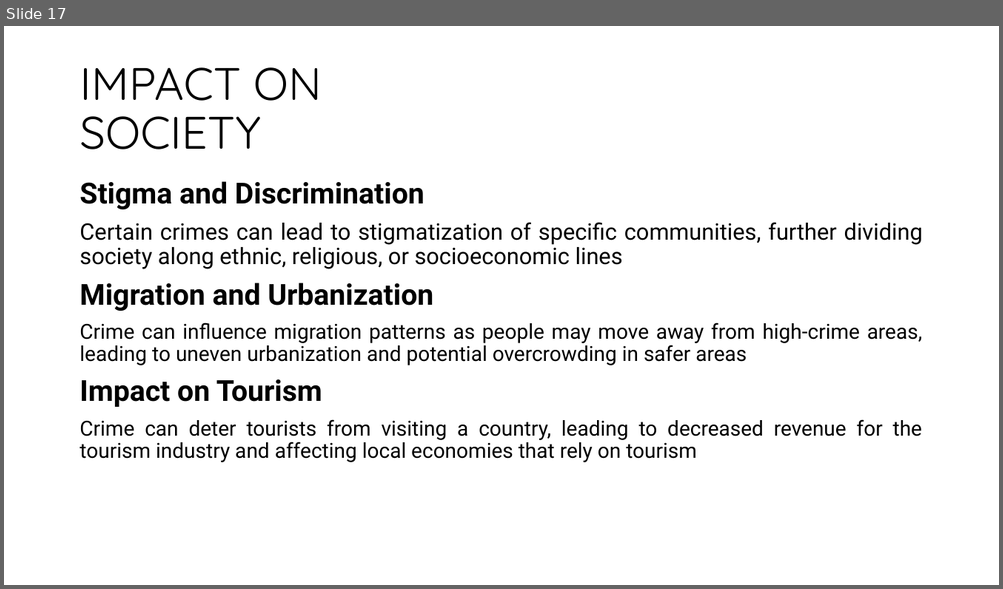
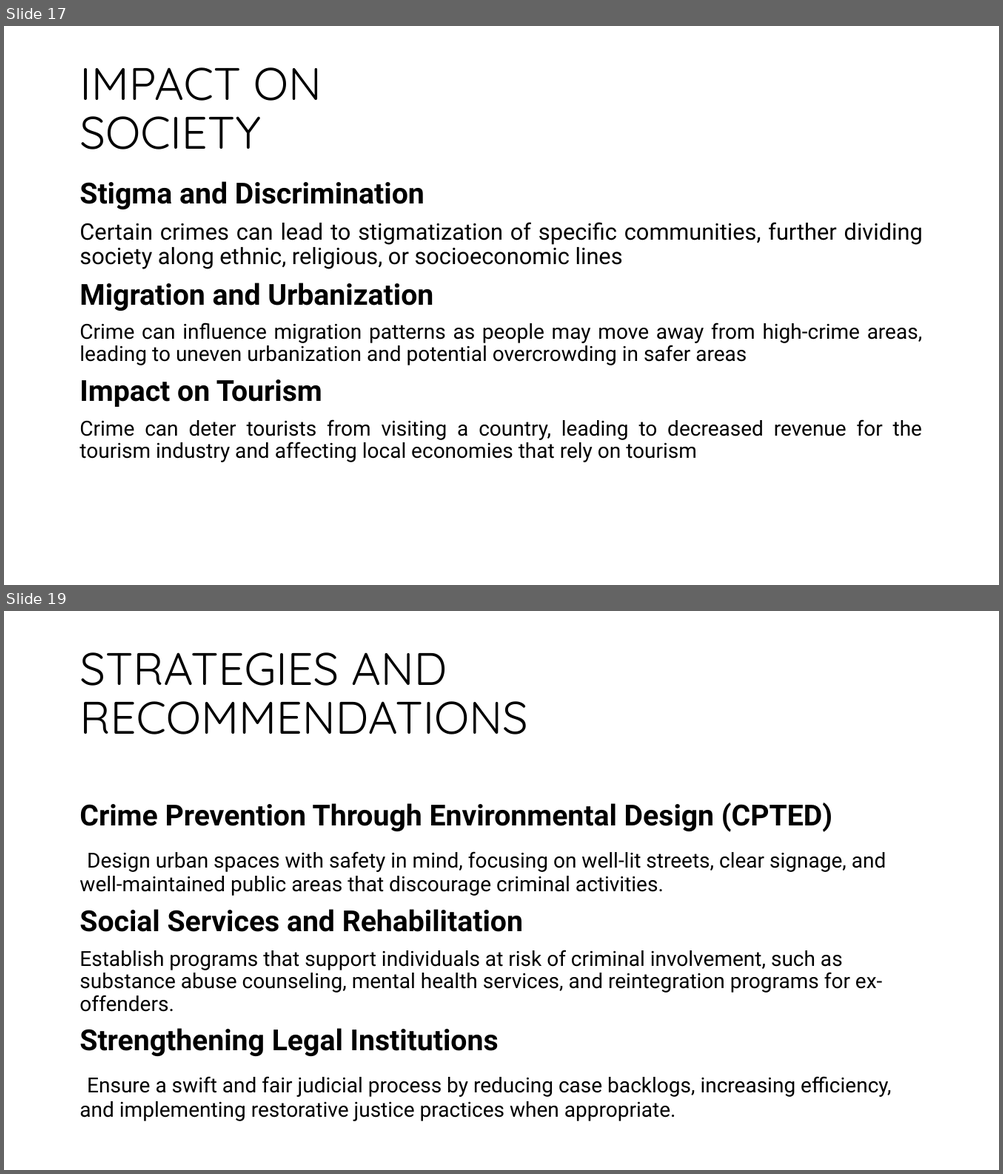
Before and after one commit to Tishat2247019/SUMMER-22-23, a slide deck: BGS/FINAL PRESENTATION/CRIME IN DHAKA CITY.pptx. Shown one above the other, each under a label of ours: slide 17 before the commit, slides 17 and 19 after it; the slides between them are not shown. The pictures are 1003x589 and 1003x1174 pixels, drawn with LibreOffice and Linux fonts; fonts in the diff are those of the drawing. Boxes give left, top, right and bottom in pixels: in the first picture for what was removed or moved away, otherwise in the second. Text is boxed around its words. In the diff, an @@ line names an element or a change of style, - is before the commit and + after.

Commit message:
added strategies and recomm.

```diff
--- a/BGS/FINAL PRESENTATION/CRIME IN DHAKA CITY.pptx
+++ b/BGS/FINAL PRESENTATION/CRIME IN DHAKA CITY.pptx
@@ slide 19 added at box(4, 611, 999, 1170), background #FFFFFF @@
@@ title added at box(79, 652, 527, 735), 44 pt, text #000000 @@
+STRATEGIES AND RECOMMENDATIONS
@@ text added at box(79, 803, 891, 1122), 20 pt, text #000000 @@
+Crime Prevention Through Environmental Design (CPTED)
+Design urban spaces with safety in mind, focusing on well-lit streets, clear signage, and well-maintained public areas that discourage criminal activities.
+Social Services and Rehabilitation
+Establish programs that support individuals at risk of criminal involvement, such as substance abuse counseling, mental health services, and reintegration programs for ex-offenders.
+Strengthening Legal Institutions
+Ensure a swift and fair judicial process by reducing case backlogs, increasing efficiency, and implementing restorative justice practices when appropriate.
```
Also in this commit, not shown: 4 other slides added.
